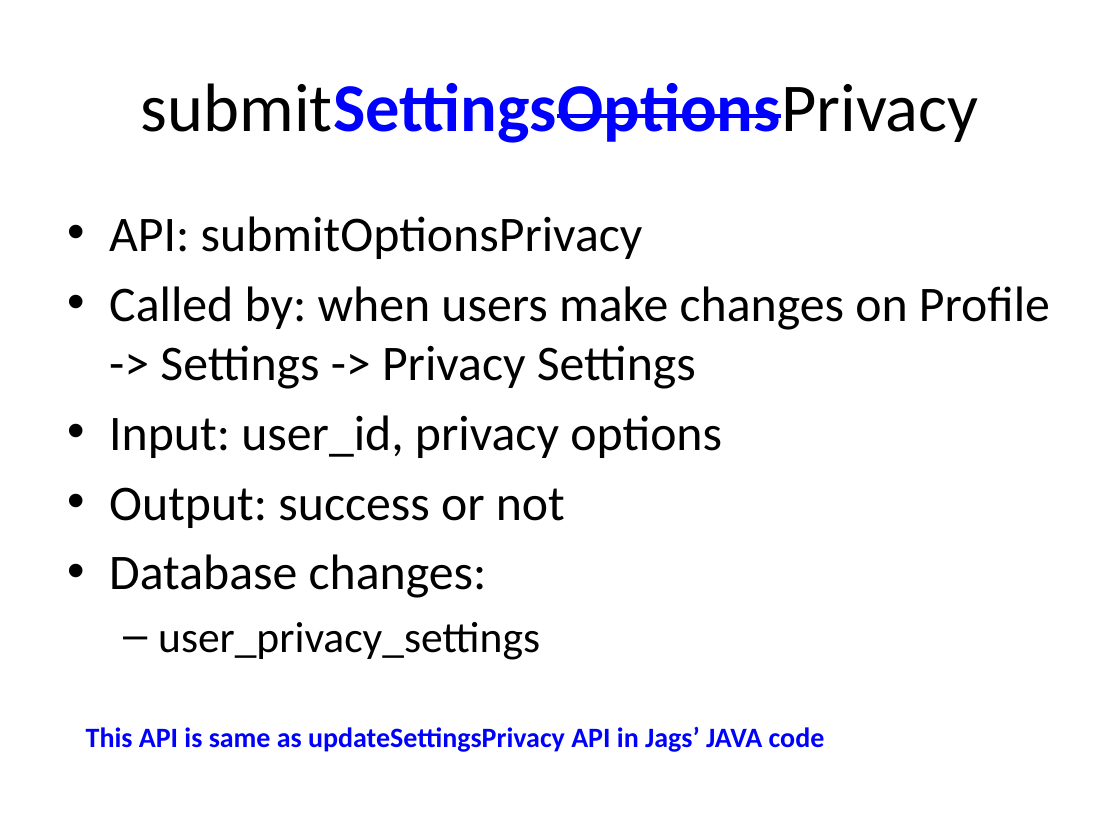
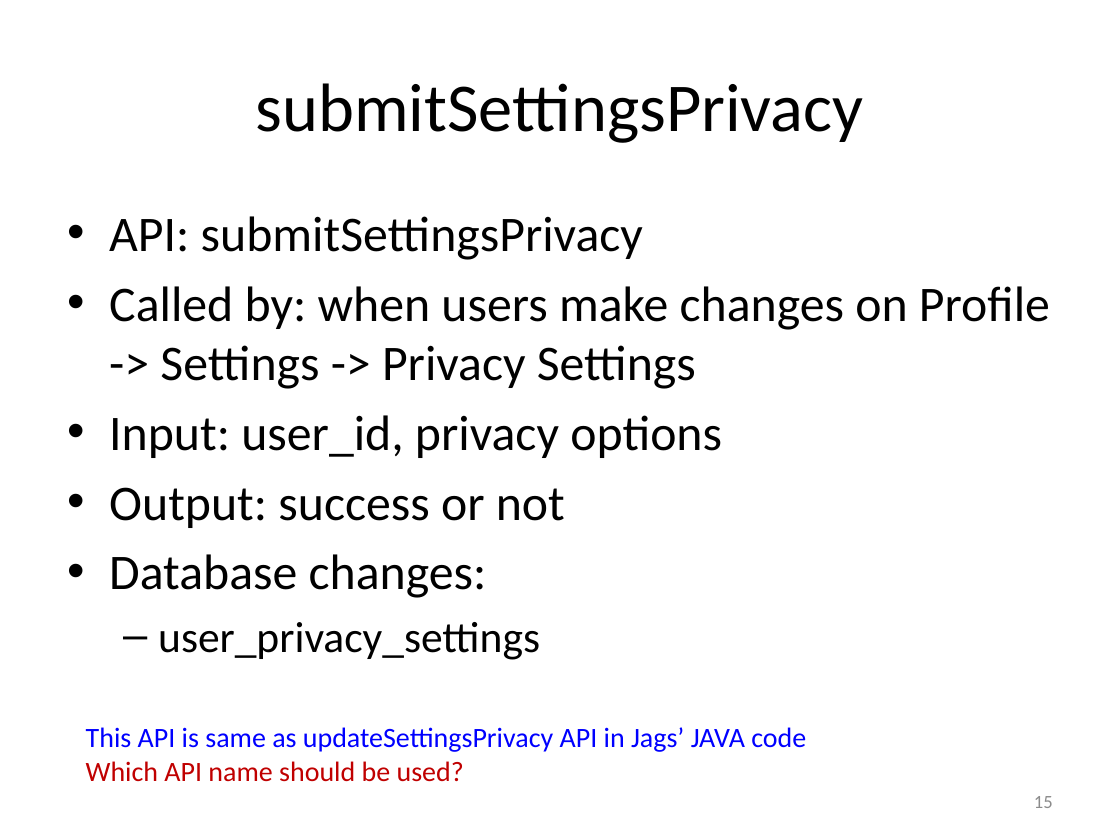
Before and after one commit to catalonia/mob, a slide deck: slide 15 of ws/WS Design Docs/API_Listing.pptx (slide 17 before the commit). Drawn at 1120x840 pixels with LibreOffice and Linux fonts; fonts in the diff are those of the drawing. Boxes give left, top, right and bottom in pixels: in the first picture for what was removed or moved away, otherwise in the second. Text is boxed around its words. In the diff, an @@ line names an element or a change of style, - is before the commit and + after.

```diff
--- a/ws/WS Design Docs/API_Listing.pptx
+++ b/ws/WS Design Docs/API_Listing.pptx
@@ title at (256, 83, 864, 143): text changed; text colour #0000FF to #000000; bold off @@
-submitSettingsOptionsPrivacy
+submitSettingsPrivacy
@@ text at (109, 216, 643, 260): text changed @@
-• API: submitOptionsPrivacy
+• API: submitSettingsPrivacy
@@ text at (86, 727, 806, 752): bold off in "This API is same as updateSettingsPrivacy API ..." @@
@@ text at (86, 761, 464, 782): paragraph added @@
+Which API name should be used?
@@ page number added at (1034, 796, 1053, 808), 12 pt, text #8C8C8C @@
+15
```
Also in this commit, not shown: 29 other slides changed, 7 slides added, 2 slides removed.
